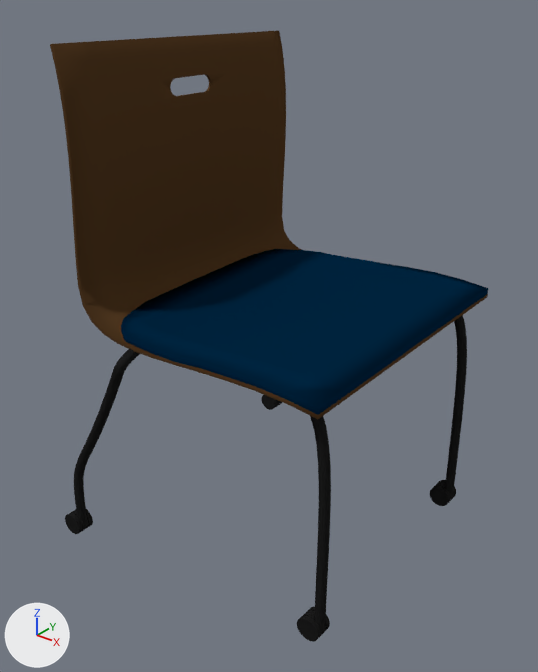
One commit to the Blender file Models/Office/Chair/chair.blend: the scene before it, then after it.
Rendered twice from a 50 mm camera at (3.36, -4.55, 4.61) aimed at (-0.17, -0.15, 1.88). The axes (+X, +Y, +Z) are drawn at lower left. The lights are the same throughout. Objects named as collision shapes, trigger or cutter boxes, shadow casters or lower levels of detail are left out.

Names of what the first picture shows: 'chair'.
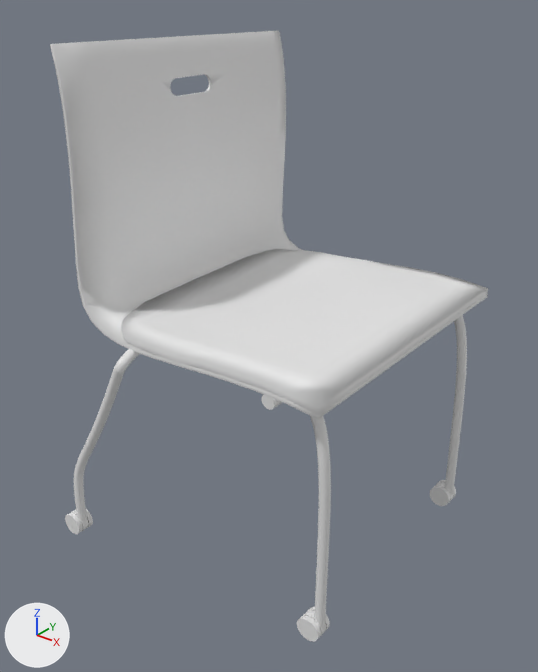
The change, as a list of edits to the scene's bpy script:
```text
Change me_cubeziercurve_003:
    where me_cubeziercurve_003.from_pydata(...)  # 6840 vertices, 6031 faces; spans x -1.43..1.18, y -1.32..1.23, z -0.46..0.33
    used by ob_chair; location = (-0.04, 0.08, 2.44); rotation_euler = (-0.0154, 0.00569, 0.00183), in degrees (-0.9, 0.3, 0.1); scale = (1.0, 1.16, 5.28)
    me_cubeziercurve_003 part 1: all 238 faces that had it switch from mat_material_002 (dark blue #002541) to no material
    me_cubeziercurve_003 part 2: all 777 faces that had it switch from mat_material (brown #523922) to no material
    me_cubeziercurve_003 part 3: all 408 faces that had it switch from mat_transparent (black #1f1f1f) to no material
    me_cubeziercurve_003 part 4: all 2304 faces that had it switch from mat_material_006 (black #1f1f1f) to no material
    me_cubeziercurve_003 part 5: all 2304 faces that had it switch from mat_material_007 (black #1f1f1f) to no material
```

Location of each change, (x1, y1, x2, y2) in pixels of the pictures (538 x 672 px):
part 1 of me_cubeziercurve_003, recoloured (blue to white)
    both: (121, 249, 488, 415)
part 2 of me_cubeziercurve_003, recoloured (brown to grey)
    both: (50, 31, 488, 419)
part 3 of me_cubeziercurve_003, recoloured (black to grey)
    both: (65, 395, 456, 642)
part 4 of me_cubeziercurve_003, recoloured (black to grey)
    both: (445, 315, 467, 496)
part 5 of me_cubeziercurve_003, recoloured (black to grey)
    both: (74, 349, 331, 630)
